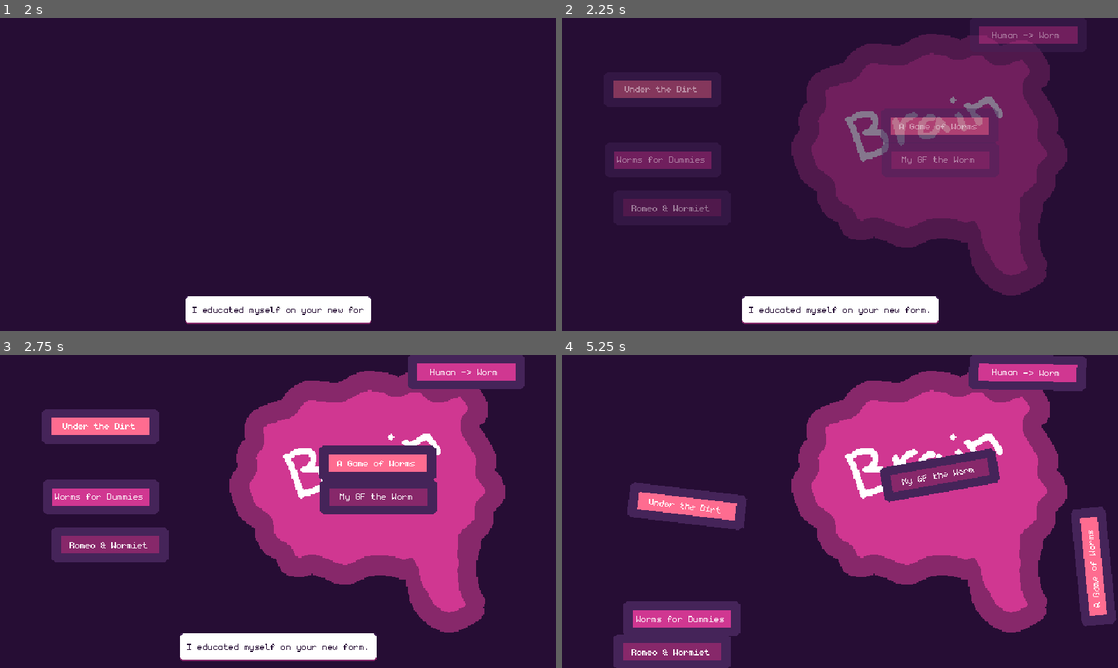
Above: before the commit, frames 1-4 (two rows, left to right).
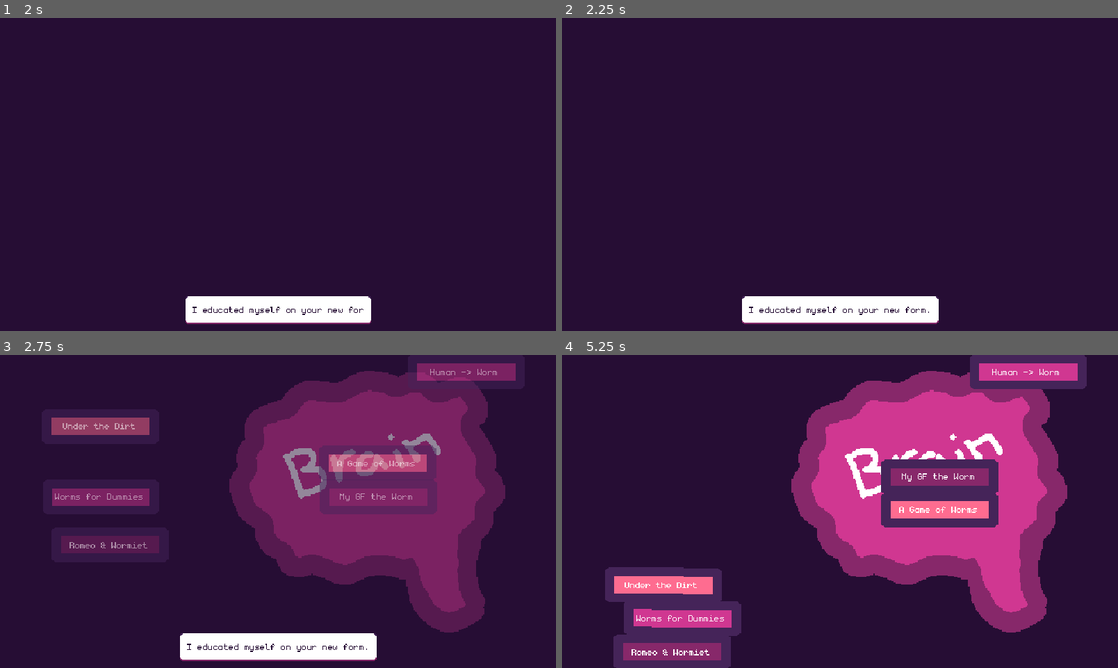
Above: after the commit, the same moments.

Repository: RachelfTech/LD56
Game: Godot game, scene res://scenes/sequences/book_sequence.tscn
The game is run twice, just before and just after one commit, with the same random seed, the same clock (stepped at 60 frames per second) and the same inputs. This scene is started directly instead of the project's main scene.
Inputs (mouse positions are in pixels of both pictures, inside the frame that each line leads up to):
- Up to frame 1 (2 s): tap Enter at 0.5 s; drag from (100, 302) to (366, 140) at 0.52 s; drag from (100, 252) to (366, 140) at 1.27 s
- Up to frame 2 (2.25 s): move the mouse to (662, 205) at 2.02 s; press the mouse at (662, 205) at 2.03 s
- Up to frame 3 (2.75 s): no input
- Up to frame 4 (5.25 s): release the mouse at (662, 542) at 2.75 s; drag from (662, 495) to (673, 464) at 2.77 s; drag from (701, 398) to (928, 477) at 3.52 s; drag from (1056, 642) to (928, 477) at 4.27 s; move the mouse to (867, 511) at 5.02 s; press the mouse at (867, 511) at 5.03 s

Frame 1 is identical in both runs. In frame 2, 33% of the frame differs, in the area x 9-93%, y 2-89%; in frame 3, 32%; in frame 4, 11%.

Commit message:
Update book sequence animation

Diff:
--- a/scenes/sequences/book_sequence.tscn
+++ b/scenes/sequences/book_sequence.tscn
@@ -34,7 +34,7 @@
 tracks/1/interp = 1
 tracks/1/loop_wrap = true
 tracks/1/keys = {
-"times": PackedFloat32Array(2, 2.53333),
+"times": PackedFloat32Array(2.46667, 3),
 "transitions": PackedFloat32Array(1, 1),
 "update": 0,
 "values": [Color(1, 1, 1, 0), Color(1, 1, 1, 1)]
@@ -46,7 +46,7 @@
 tracks/2/interp = 1
 tracks/2/loop_wrap = true
 tracks/2/keys = {
-"times": PackedFloat32Array(2, 2.53333),
+"times": PackedFloat32Array(2.46667, 3),
 "transitions": PackedFloat32Array(1, 1),
 "update": 0,
 "values": [Color(1, 1, 1, 0), Color(1, 1, 1, 1)]
@@ -58,7 +58,7 @@
 tracks/3/interp = 1
 tracks/3/loop_wrap = true
 tracks/3/keys = {
-"times": PackedFloat32Array(2.76667),
+"times": PackedFloat32Array(3.23333),
 "transitions": PackedFloat32Array(1),
 "values": [{
 "args": [],
